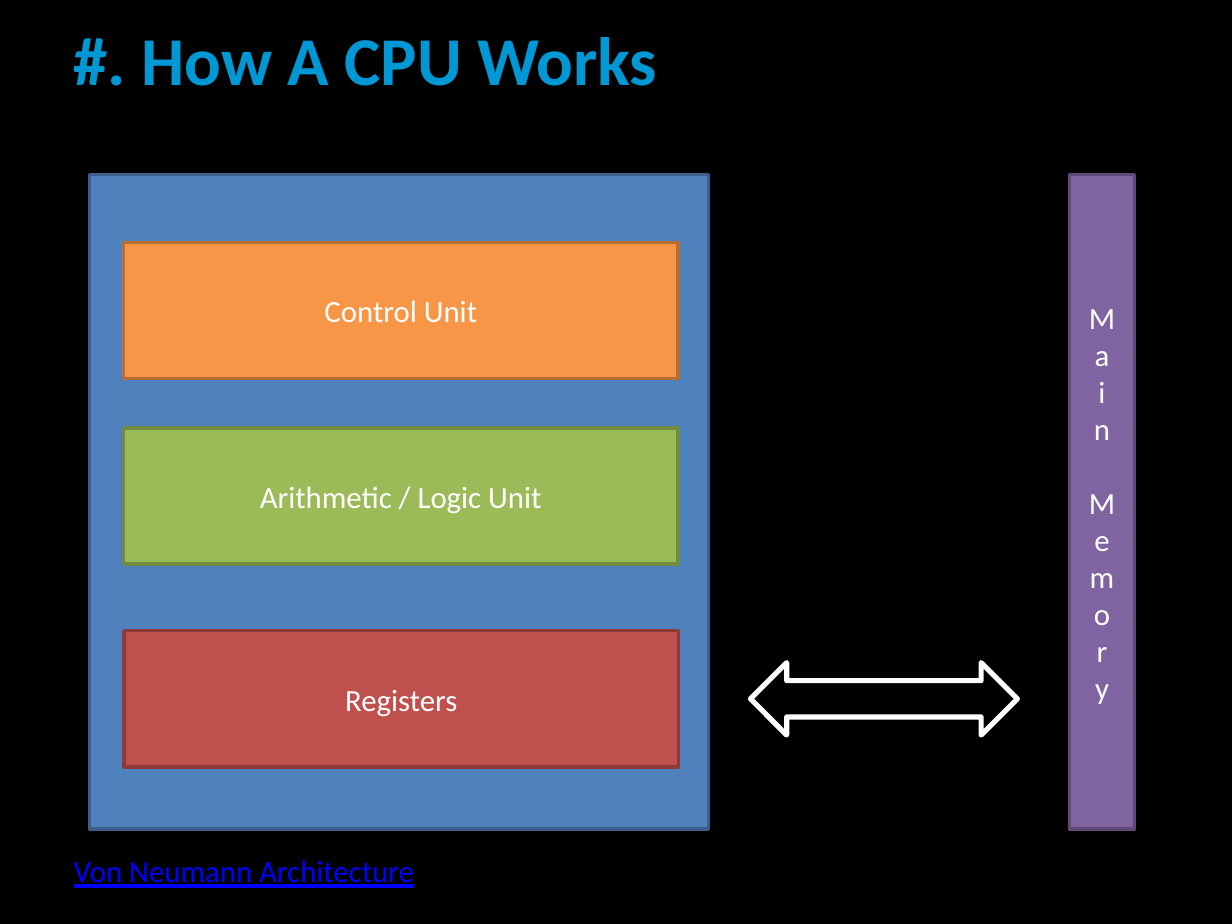
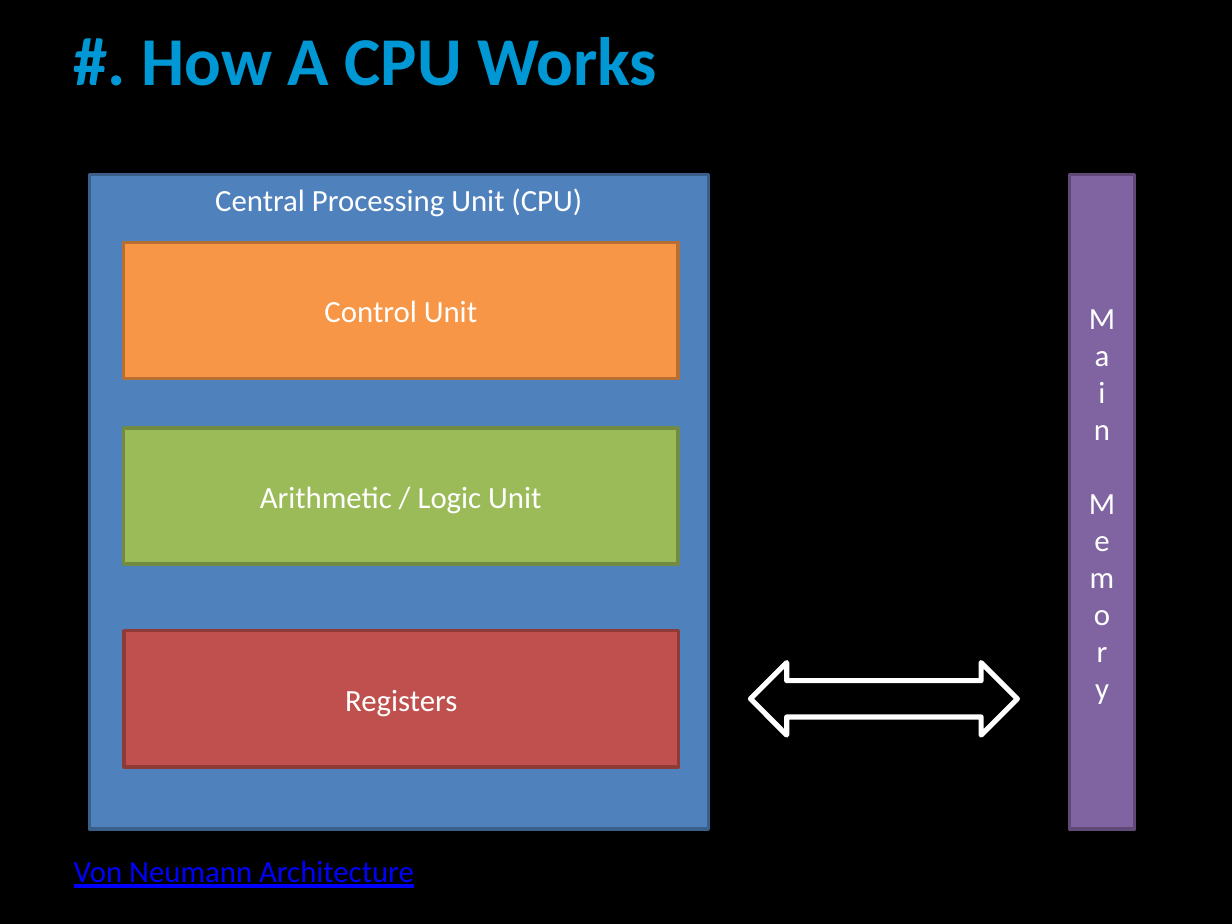
Before and after one commit to liamcarter111/Lectures, a slide deck: slide 8 of Imperial_College_29-01-2020/Presentation.pptx (slide 6 before the commit). Drawn at 1232x924 pixels with LibreOffice and Linux fonts; fonts in the diff are those of the drawing. Boxes give left, top, right and bottom in pixels: in the first picture for what was removed or moved away, otherwise in the second. Text is boxed around its words. In the diff, an @@ line names an element or a change of style, - is before the commit and + after.

```diff
--- a/Imperial_College_29-01-2020/Presentation.pptx
+++ b/Imperial_College_29-01-2020/Presentation.pptx
@@ text in rectangle at box(215, 188, 582, 217): text added @@
+Central Processing Unit (CPU)
```
Also in this commit, not shown: 1 other slide changed, 3 slides added, 2 slides removed, 4 other files.
